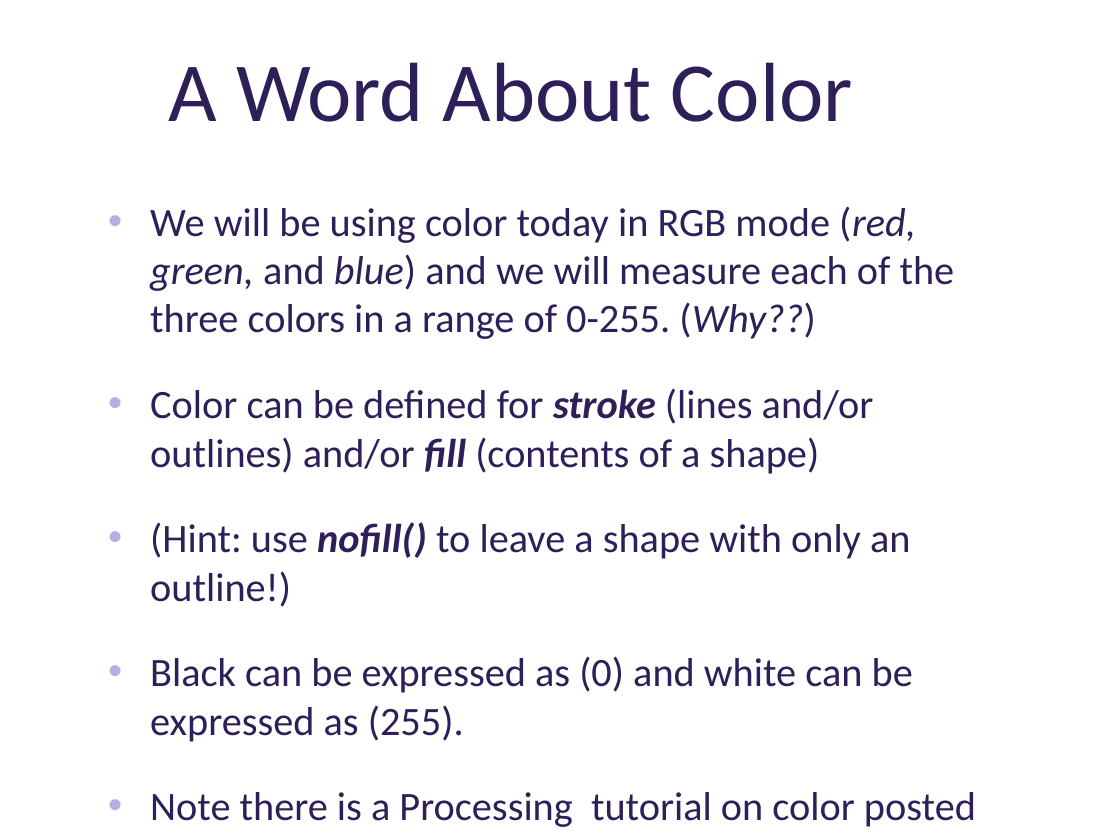
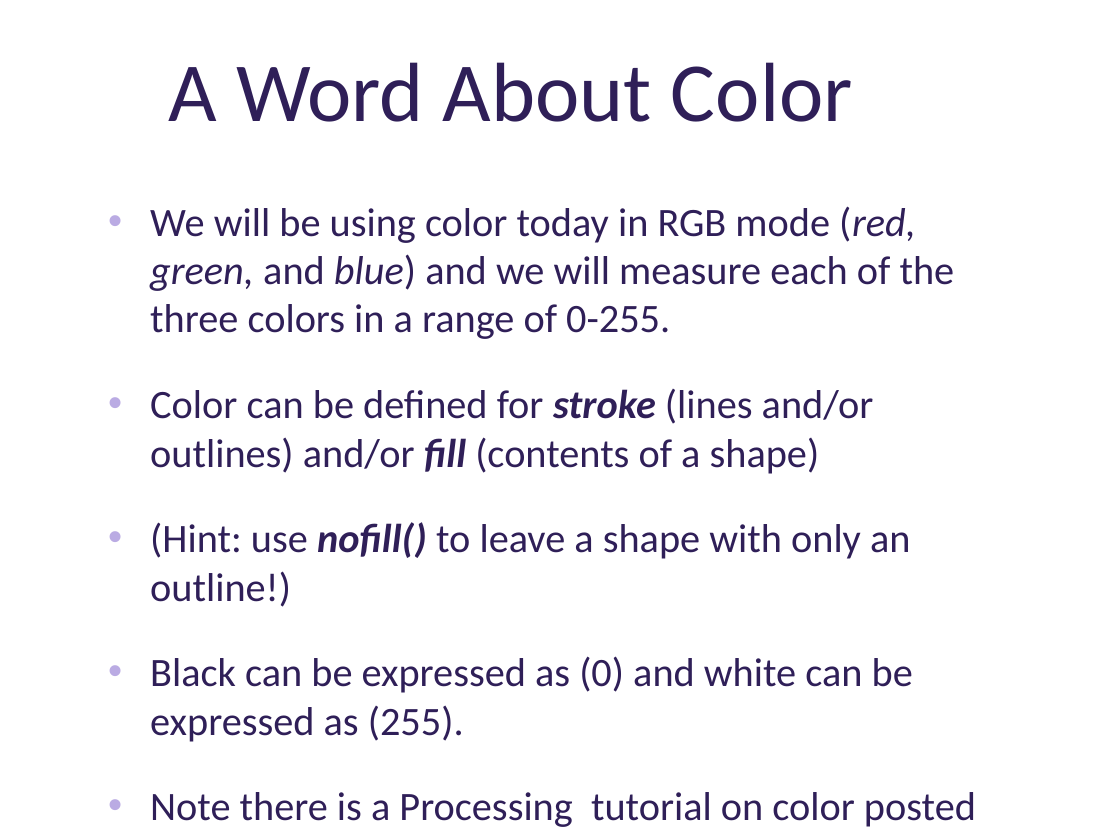
Before and after one commit to deenaengel/TF3_ProcessingSlides, a slide deck: slide 15 of Processing_Presentation_TF3_DE_notes.pptx (slide 13 before the commit). Drawn at 1120x840 pixels with LibreOffice and Linux fonts; fonts in the diff are those of the drawing; background and template pictures are left out. Boxes give left, top, right and bottom in pixels: in the first picture for what was removed or moved away, otherwise in the second. Text is boxed around its words. In the diff, an @@ line names an element or a change of style, - is before the commit and + after.

```diff
--- a/Processing_Presentation_TF3_DE_notes.pptx
+++ b/Processing_Presentation_TF3_DE_notes.pptx
@@ text at <box>150,206,955,339</box>: text changed @@
-• We will be using color today in RGB mode (red, green, and blue) and we will measure each of the three colors in a range of 0-255. (Why??)
+• We will be using color today in RGB mode (red, green, and blue) and we will measure each of the three colors in a range of 0-255.
```
Also in this commit, not shown: 3 other slides changed, 3 slides added, 2 slides removed.
